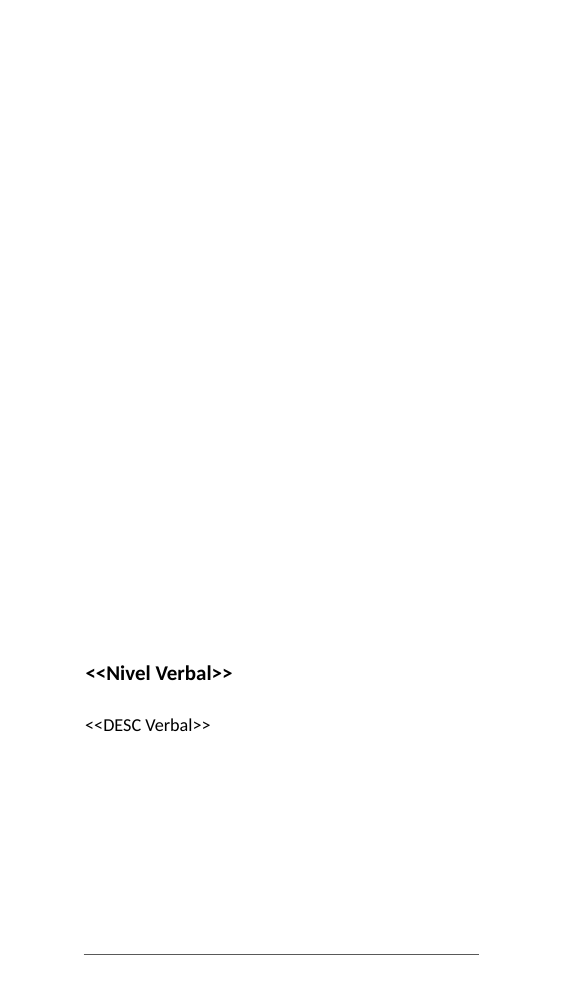
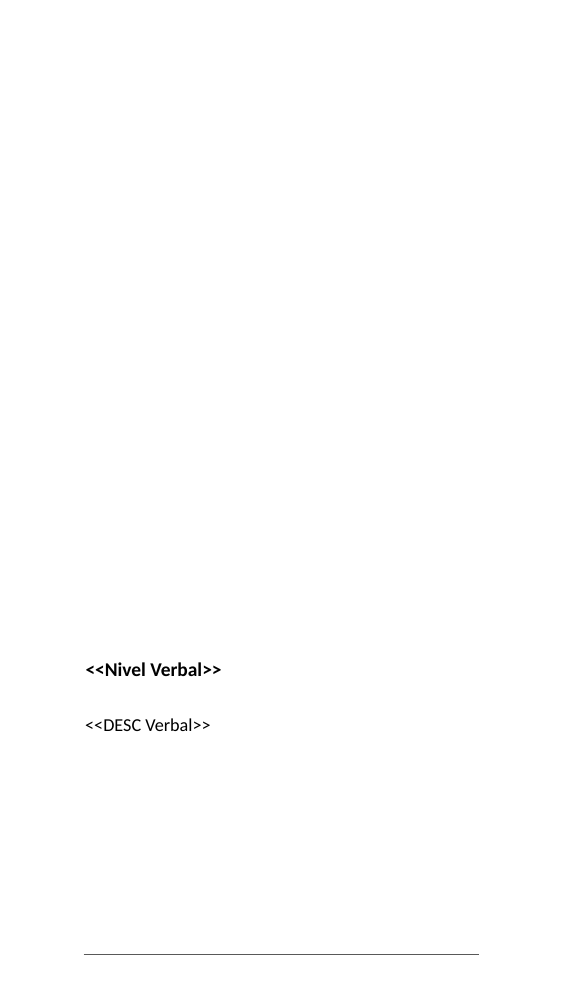
Before and after one commit to gero-educacion/reportgen, a slide deck: slide 37 of assets/Template_Autoconocimiento 2.0 (completo).pptx. Drawn at 567x1008 pixels with LibreOffice and Linux fonts; fonts in the diff are those of the drawing; background and template pictures are left out. Boxes give left, top, right and bottom in pixels: in the first picture for what was removed or moved away, otherwise in the second. Text is boxed around its words. In the diff, an @@ line names an element or a change of style, - is before the commit and + after.

```diff
--- a/assets/Template_Autoconocimiento 2.0 (completo).pptx
+++ b/assets/Template_Autoconocimiento 2.0 (completo).pptx
@@ text "<<Nivel Verbal>>" at (86, 662, 221, 676): size 30 to 27.8 pt; line spacing 1.15 to 1.05 @@
```
Also in this commit, not shown: 2 other slides changed, 8 other files.
